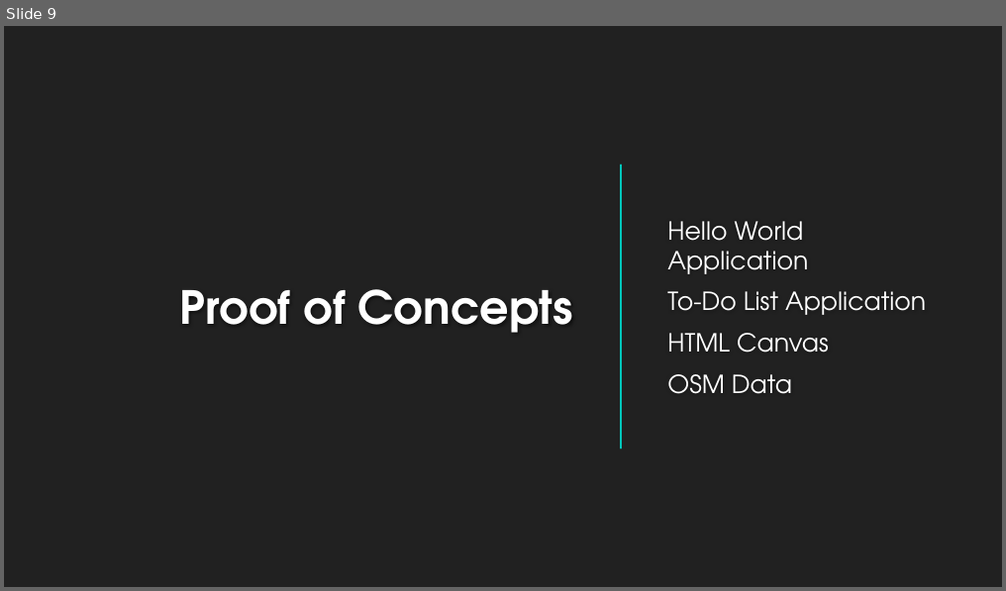
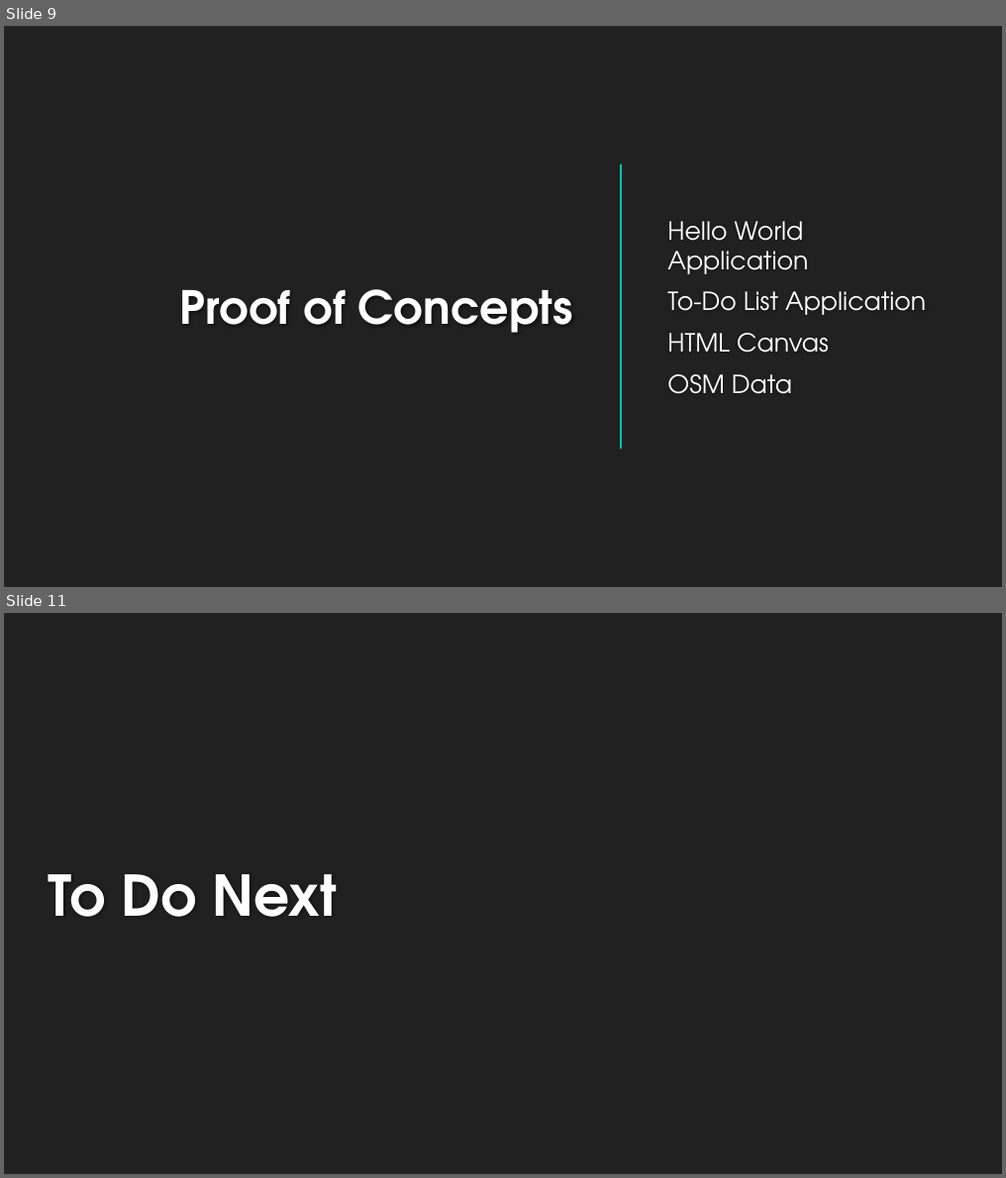
Before and after one commit to devquidevelopments/offline-map, a slide deck: Project/Presentation.pptx. Shown one above the other, each under a label of ours: slide 9 before the commit, slides 9 and 11 after it; the slides between them are not shown. The pictures are 1006x591 and 1006x1178 pixels, drawn with LibreOffice and Linux fonts; fonts in the diff are those of the drawing; background and template pictures are left out. Boxes give left, top, right and bottom in pixels: in the first picture for what was removed or moved away, otherwise in the second. Text is boxed around its words. In the diff, an @@ line names an element or a change of style, - is before the commit and + after.

```diff
--- a/Project/Presentation.pptx
+++ b/Project/Presentation.pptx
@@ slide 11 added at (4,613,1002,1174), background #212121 @@
@@ title added at (49,874,338,917), 54 pt, text #FEFEFE, bold @@
+To Do Next
```
Also in this commit, not shown: 7 slides changed, 3 other slides added, 2 slides removed.
